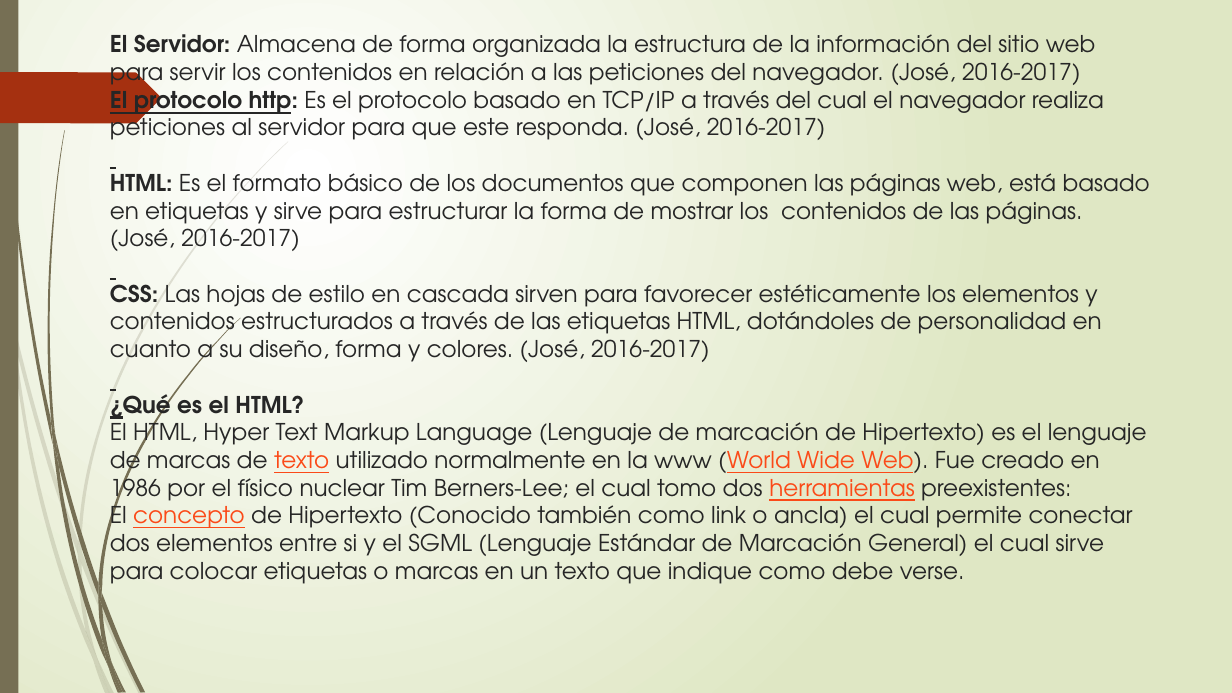
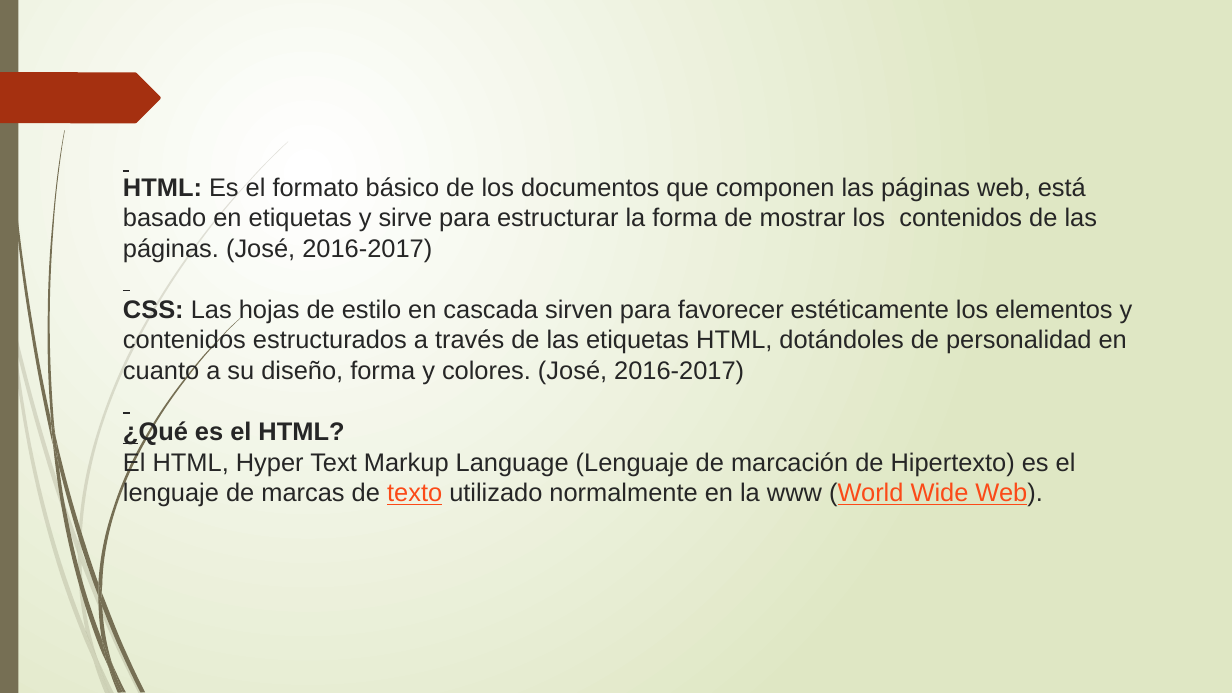
Before and after one commit to francha23/sistema-de-notas, a slide deck: slide 15 of Presentacion/El principio de la sabiduría es el temor.pptx (slide 21 before the commit). Drawn at 1232x693 pixels with LibreOffice and Linux fonts; fonts in the diff are those of the drawing. Boxes give left, top, right and bottom in pixels: in the first picture for what was removed or moved away, otherwise in the second. Text is boxed around its words. In the diff, an @@ line names an element or a change of style, - is before the commit and + after.

Commit message:
diapositivas
realizacion de diapositivas

```diff
--- a/Presentacion/El principio de la sabiduría es el temor.pptx
+++ b/Presentacion/El principio de la sabiduría es el temor.pptx
@@ title at (123,177,1133,507): text changed; size 18 to 19.8 pt; font TeX Gyre Adventor to Arial @@
-El Servidor: Almacena de forma organizada la estructura de la información del sitio web para servir los contenidos en relación a las peticiones del navegador. (José, 2016-2017)
-El protocolo http: Es el protocolo basado en TCP/IP a través del cual el navegador realiza peticiones al servidor para que este responda. (José, 2016-2017)
-HTML: Es el formato básico de los documentos que componen las páginas web, está basado en etiquetas y sirve para estructurar la forma de mostrar los contenidos de las páginas. (José, 2016-2017)
-CSS: Las hojas de estilo en cascada sirven para favorecer estéticamente los elementos y contenidos estructurados a través de las etiquetas HTML, dotándoles de personalidad en cuanto a su diseño, forma y colores. (José, 2016-2017)
-¿Qué es el HTML?
-El HTML, Hyper Text Markup Language (Lenguaje de marcación de Hipertexto) es el lenguaje de marcas de texto utilizado normalmente en la www (World Wide Web). Fue creado en 1986 por el físico nuclear Tim Berners-Lee; el cual tomo dos herramientas preexistentes: El concepto de Hipertexto (Conocido también como link o ancla) el cual permite conectar dos elementos entre si y el SGML (Lenguaje Estándar de Marcación General) el cual sirve para colocar etiquetas o marcas en un texto que indique como debe verse.
+HTML: Es el formato básico de los documentos que componen las páginas web, está basado en etiquetas y sirve para estructurar la forma de mostrar los contenidos de las páginas. (José, 2016-2017)
+CSS: Las hojas de estilo en cascada sirven para favorecer estéticamente los elementos y contenidos estructurados a través de las etiquetas HTML, dotándoles de personalidad en cuanto a su diseño, forma y colores. (José, 2016-2017)
+¿Qué es el HTML?
+El HTML, Hyper Text Markup Language (Lenguaje de marcación de Hipertexto) es el lenguaje de marcas de texto utilizado normalmente en la www (World Wide Web).
```
Also in this commit, not shown: 24 other slides changed, 1 slide added, 25 slides removed.
